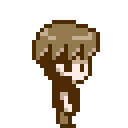
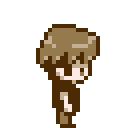
Before/after of a 128×128 layered artwork. What changed in the layer stack:
removed layer "jonathan" over [32, 20, 100, 80]
added layer "Layer 0" over [36, 24, 100, 80]
